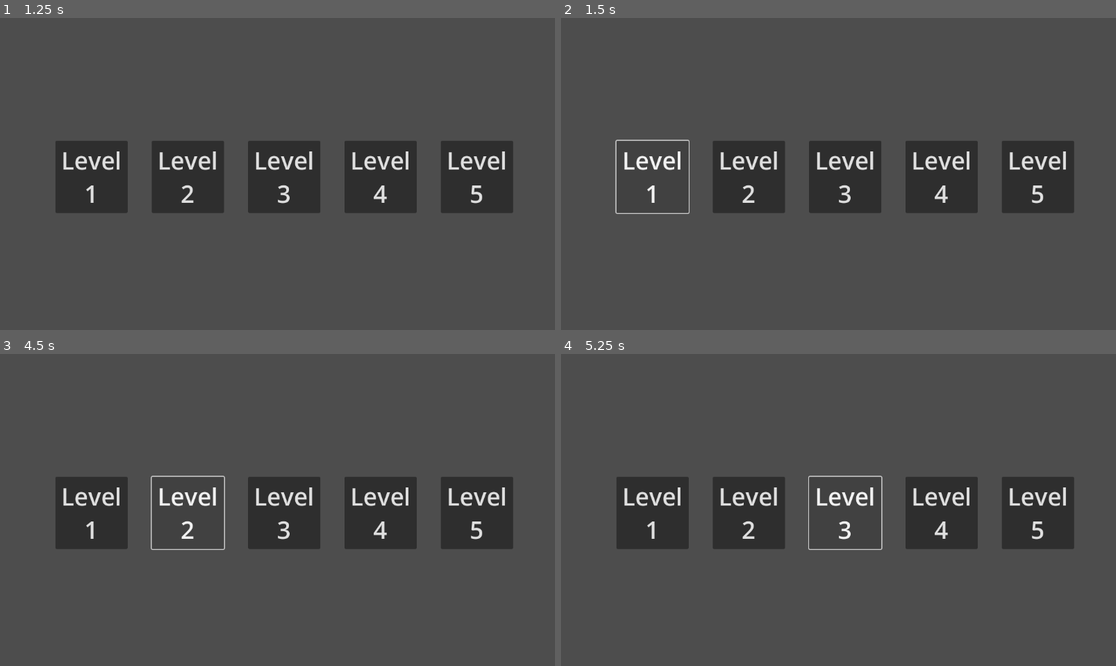
Above: before the commit, frames 1-4 (two rows, left to right).
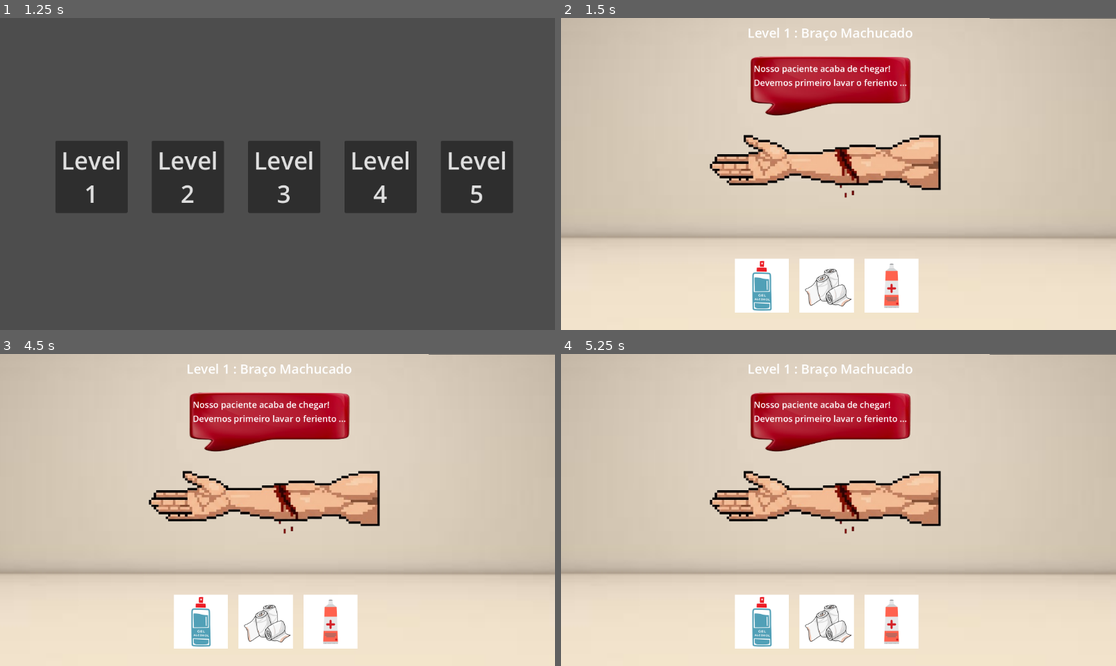
Above: after the commit, the same moments.

Repository: Igorgx/socorristas_jogo
Game: Godot game, scene res://main_menu.tscn
Two runs of this game, one before a commit and one after it. Both use one fixed random seed, a clock stepped at 60 frames per second and the inputs below.
Inputs (mouse positions are in pixels of both pictures, inside the frame that each line leads up to):
- Up to frame 1 (1.25 s): click "Jogar" at 0.5 s
- Up to frame 2 (1.5 s): click "Level 1" at 1.25 s
- Up to frame 3 (4.5 s): click (199, 622) at 2.02 s; click (266, 622) at 2.77 s; click (333, 622) at 3.52 s; click (188, 513) at 4.25 s, where only the run before the commit has a clickable "Level 2"
- Up to frame 4 (5.25 s): click (844, 513) at 5 s, where only the run before the commit has a clickable "Level 3"

Frame 1 is identical in both runs. In frame 2, 100% of the frame differs, in the area x 0-100%, y 0-100%; in frame 3, 100%; in frame 4, 100%.

Commit message:
Add files via upload
socorrista_levy

Diff:
--- /dev/null
+++ b/socorrista/braço_machucado.gd
@@ -0,0 +1,13 @@
+extends Area2D
+
+func _input_event(_viewport, event, _shape_idx):
+	if event is InputEventMouseButton and event.pressed:
+		var level = get_tree().get_first_node_in_group("level_controller")
+		if level:
+			match level.selected_item:
+				"Álcool":
+					print("Aplicou álcool!")
+				"Curativo":
+					print("Colocou curativo!")
+				_:
+					print("Nada aconteceu.")
--- /dev/null
+++ b/socorrista/iten_1.gd
@@ -0,0 +1,8 @@
+# item.gd
+extends TextureButton
+
+@export var item_name: String = ""
+
+func _pressed():
+	print("Item clicado:", item_name)
+	get_tree().call_group("level_controller", "on_item_selected", item_name)
--- /dev/null
+++ b/socorrista/level1.gd
@@ -0,0 +1,10 @@
+extends Control
+
+var selected_item: String = ""
+
+func _ready():
+	add_to_group("level_controller")
+
+func on_item_selected(item_name: String):
+	selected_item = item_name
+	print("Selecionou o item:", selected_item)
--- /dev/null
+++ b/socorrista/level1.tscn
@@ -0,0 +1,106 @@
+[gd_scene load_steps=11 format=3 uid="uid://dipbulhkkv6oc"]
+
+[ext_resource type="Script" uid="uid://bbfntp2gaouyn" path="res://level1.gd" id="1_dopym"]
+[ext_resource type="Texture2D" uid="uid://dn5gw60io6vyc" path="res://sprites socorristas/braço estendido corte.png" id="1_jwv3a"]
+[ext_resource type="Texture2D" uid="uid://b1g0fp7016134" path="res://sprites socorristas/cena.png" id="1_v8kj3"]
+[ext_resource type="Texture2D" uid="uid://be2nvpvknimdl" path="res://sprites socorristas/balaotexto-Photoroom.png" id="2_5j5gb"]
+[ext_resource type="Script" uid="uid://bco0sc3vm1nes" path="res://braço_machucado.gd" id="4_i2041"]
+[ext_resource type="Texture2D" uid="uid://dk3hhu0jlxh8j" path="res://sprites socorristas/alcool.png" id="4_v8kj3"]
+[ext_resource type="Script" uid="uid://d4lj4ox08chko" path="res://iten_1.gd" id="5_crycw"]
+[ext_resource type="Texture2D" uid="uid://0j3wptyx7erg" path="res://sprites socorristas/atadura.png" id="7_usj0q"]
+[ext_resource type="Texture2D" uid="uid://ciniweiwxla3d" path="res://sprites socorristas/pomada.png" id="9_mx85b"]
+
+[sub_resource type="RectangleShape2D" id="RectangleShape2D_i2041"]
+size = Vector2(479, 120)
+
+[node name="Level1" type="Node2D"]
+
+[node name="Cena" type="Sprite2D" parent="."]
+position = Vector2(573.9866, 324.3119)
+rotation = 0.0011901151
+scale = Vector2(4.2145452, 3.543039)
+texture = ExtResource("1_v8kj3")
+
+[node name="BemVindo" type="Label" parent="."]
+offset_left = 387.0
+offset_top = 12.0
+offset_right = 731.0
+offset_bottom = 89.0
+theme_override_font_sizes/font_size = 27
+text = "Level 1 : Braço Machucado
+"
+horizontal_alignment = 1
+
+[node name="BalaoTextoIntro1" type="Sprite2D" parent="."]
+position = Vector2(558, 142.00002)
+scale = Vector2(1.3133335, 0.6)
+texture = ExtResource("2_5j5gb")
+
+[node name="Intro1" type="Label" parent="."]
+offset_left = 400.0
+offset_top = 92.0
+offset_right = 754.0
+offset_bottom = 182.0
+theme_override_font_sizes/font_size = 18
+text = "Nosso paciente acaba de chegar!
+Devemos primeiro lavar o feriento ...
+"
+script = ExtResource("1_dopym")
+
+[node name="BraçoMachucado" type="Area2D" parent="."]
+position = Vector2(549, 303)
+script = ExtResource("4_i2041")
+
+[node name="Sprite2D" type="Sprite2D" parent="BraçoMachucado"]
+texture = ExtResource("1_jwv3a")
+
+[node name="CollisionShape2D" type="CollisionShape2D" parent="BraçoMachucado"]
+position = Vector2(0.5, 2)
+shape = SubResource("RectangleShape2D_i2041")
+
+[node name="UI" type="Control" parent="."]
+layout_mode = 3
+anchors_preset = 0
+offset_left = 242.0
+offset_top = 450.0
+offset_right = 856.0
+offset_bottom = 641.0
+
+[node name="BarraItens" type="HBoxContainer" parent="UI"]
+custom_minimum_size = Vector2(600, 120)
+layout_mode = 1
+anchors_preset = 7
+anchor_left = 0.5
+anchor_top = 1.0
+anchor_right = 0.5
+anchor_bottom = 1.0
+offset_left = -237.0
+offset_top = -141.0
+offset_right = 723.0
+offset_bottom = 84.0
+grow_horizontal = 2
+grow_vertical = 0
+scale = Vector2(0.5, 0.5)
+theme_override_constants/separation = 44
+alignment = 1
+
+[node name="Iten1" type="TextureButton" parent="UI/BarraItens"]
+custom_minimum_size = Vector2(100, 100)
+layout_mode = 2
+texture_normal = ExtResource("4_v8kj3")
+script = ExtResource("5_crycw")
+item_name = "Alcool"
+
+[node name="Iten2" type="TextureButton" parent="UI/BarraItens"]
+custom_minimum_size = Vector2(100, 100)
+layout_mode = 2
+texture_normal = ExtResource("7_usj0q")
+script = ExtResource("5_crycw")
+item_name = "Atadura"
+
+[node name="Iten3" type="TextureButton" parent="UI/BarraItens"]
+custom_minimum_size = Vector2(100, 100)
+layout_mode = 2
+texture_normal = ExtResource("9_mx85b")
+script = ExtResource("5_crycw")
+item_name = "Pomada"
--- /dev/null
+++ b/socorrista/level_select.gd
@@ -0,0 +1,4 @@
+extends Node2D
+
+func _on_level_1_pressed() -> void:
+	get_tree().change_scene_to_file("res://level1.tscn")
--- a/socorrista/level_select.tscn
+++ b/socorrista/level_select.tscn
@@ -1,6 +1,9 @@
-[gd_scene format=3 uid="uid://dxy4phq2otc3d"]
+[gd_scene load_steps=2 format=3 uid="uid://dxy4phq2otc3d"]
+
+[ext_resource type="Script" uid="uid://4x5j14eayoiq" path="res://level_select.gd" id="1_il3u1"]
 
 [node name="level_select" type="Node2D"]
+script = ExtResource("1_il3u1")
 
 [node name="HBoxContainer" type="HBoxContainer" parent="."]
 offset_left = 115.0
@@ -9,7 +12,7 @@
 offset_bottom = 405.0
 theme_override_constants/separation = 50
 
-[node name="level1" type="Button" parent="HBoxContainer"]
+[node name="Level1" type="Button" parent="HBoxContainer"]
 custom_minimum_size = Vector2(150, 150)
 layout_mode = 2
 theme_override_font_sizes/font_size = 50
@@ -43,3 +46,5 @@
 theme_override_font_sizes/font_size = 50
 text = "Level
 5"
+
+[connection signal="pressed" from="HBoxContainer/Level1" to="." method="_on_level_1_pressed"]
Not shown, added: socorrista/braço_machucado.gd.uid
Not shown, added: socorrista/iten_1.gd.uid
Not shown, added: socorrista/level1.gd.uid
Not shown, added: socorrista/level_select.gd.uid
Binary file added: socorrista/sprites socorristas/alcool.png
Not shown, added: socorrista/sprites socorristas/alcool.png.import
Binary file added: socorrista/sprites socorristas/atadura.png
Not shown, added: socorrista/sprites socorristas/atadura.png.import
Binary file added: socorrista/sprites socorristas/balaotexto-Photoroom.png
Not shown, added: socorrista/sprites socorristas/balaotexto-Photoroom.png.import
Not shown, added: socorrista/sprites socorristas/braço estendido bandagens.png.import
Not shown, added: socorrista/sprites socorristas/braço estendido corte.png.import
(and 9 more such lines)
